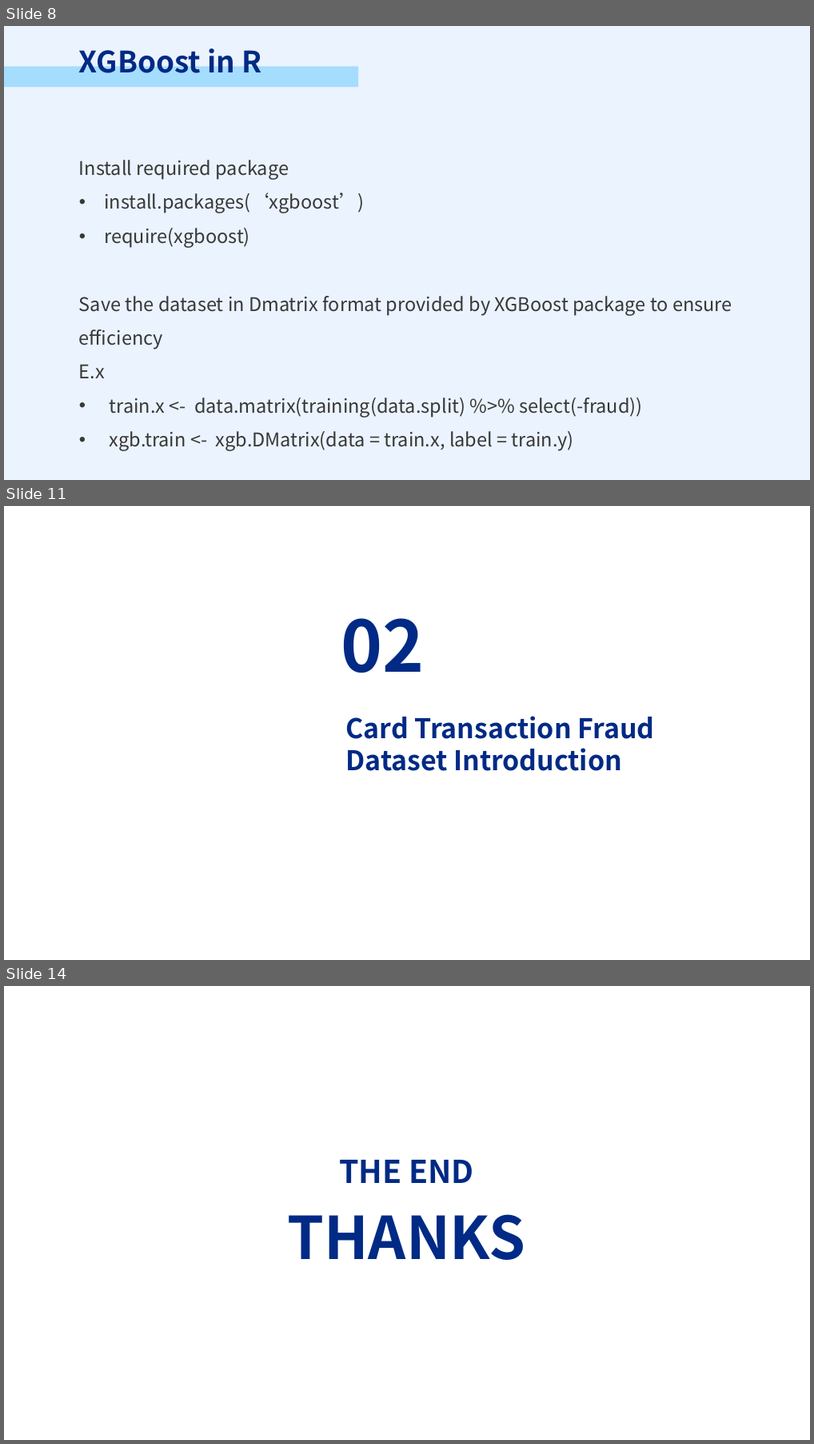
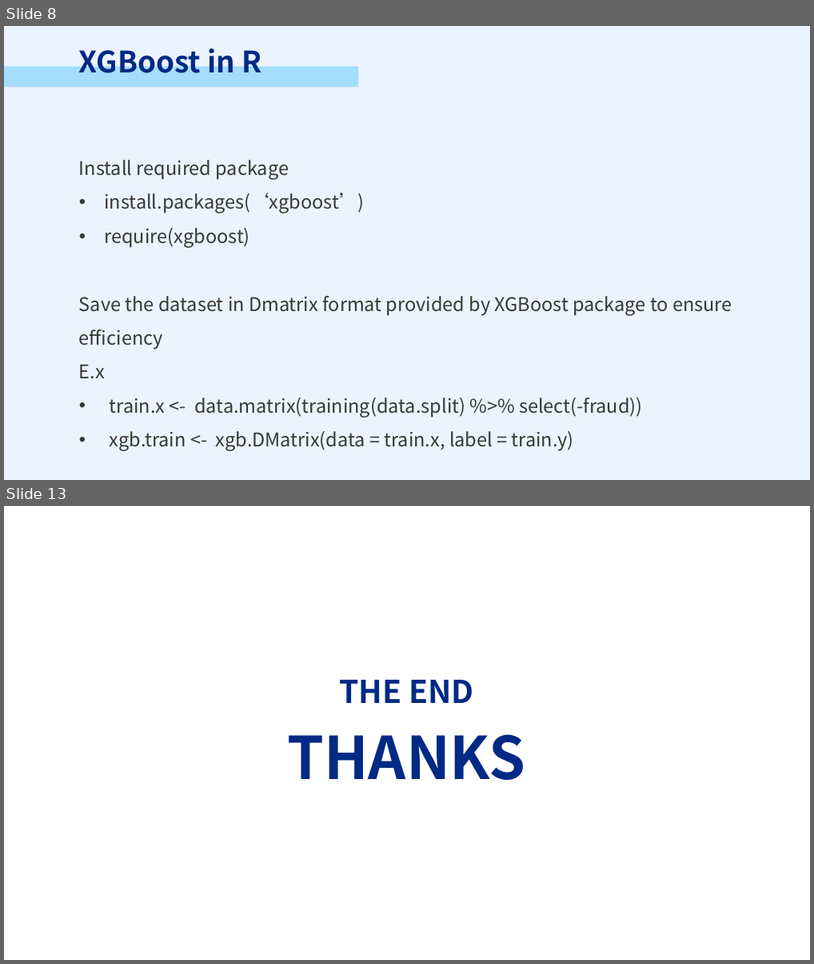
Before and after one commit to PSTAT197-F23/PSTAT197A_FP_Group1, a slide deck: scripts/drafts/PRESENTATION.pptx. Shown one above the other, each under a label of ours: slides 8, 11 and 14 before the commit, slides 8 and 13 after it; the slides between them are not shown. The pictures are 814x1444 and 814x964 pixels, drawn with LibreOffice and Linux fonts; fonts in the diff are those of the drawing; background and template pictures are left out. Boxes give left, top, right and bottom in pixels: in the first picture for what was removed or moved away, otherwise in the second. Text is boxed around its words. In the diff, an @@ line names an element or a change of style, - is before the commit and + after.

```diff
--- a/scripts/drafts/PRESENTATION.pptx
+++ b/scripts/drafts/PRESENTATION.pptx
@@ slide 11 removed at (4,506,810,960), background picture (left out) @@
@@ text removed at (342,618,425,673) @@
-02
@@ text removed at (346,716,654,771) @@
-Card Transaction Fraud Dataset Introduction
@@ what was slide 14 is now slide 13 @@
```
Also in this commit, not shown: 3 slides changed, 3 slides added, 3 other slides removed.
